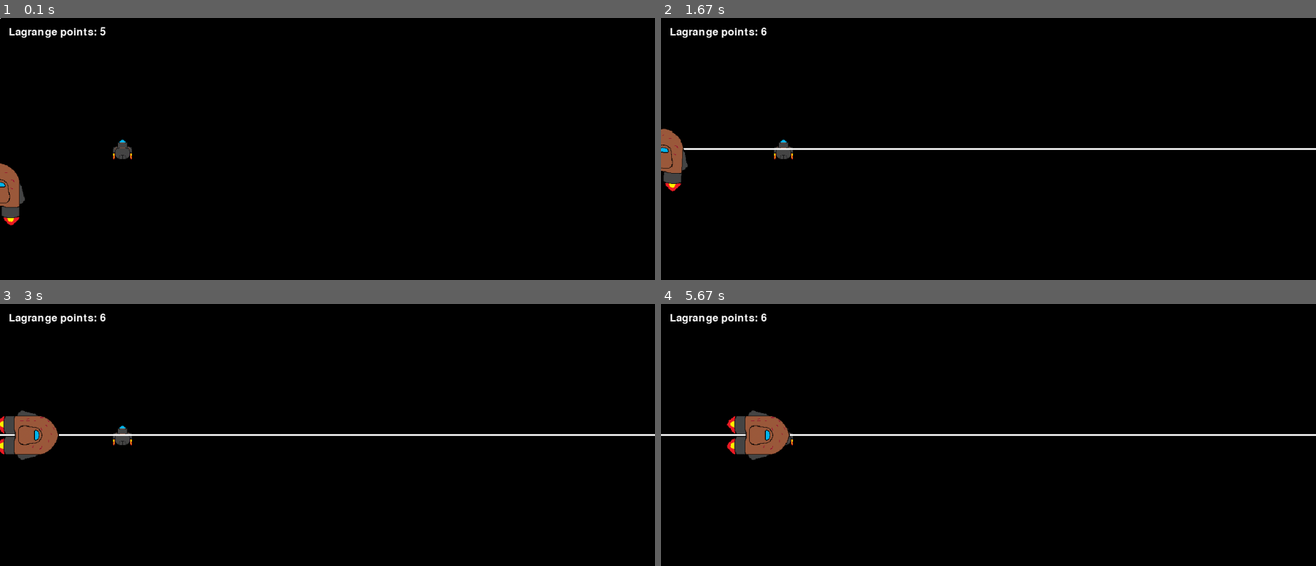
Above: before the commit, frames 1-4 (two rows, left to right).
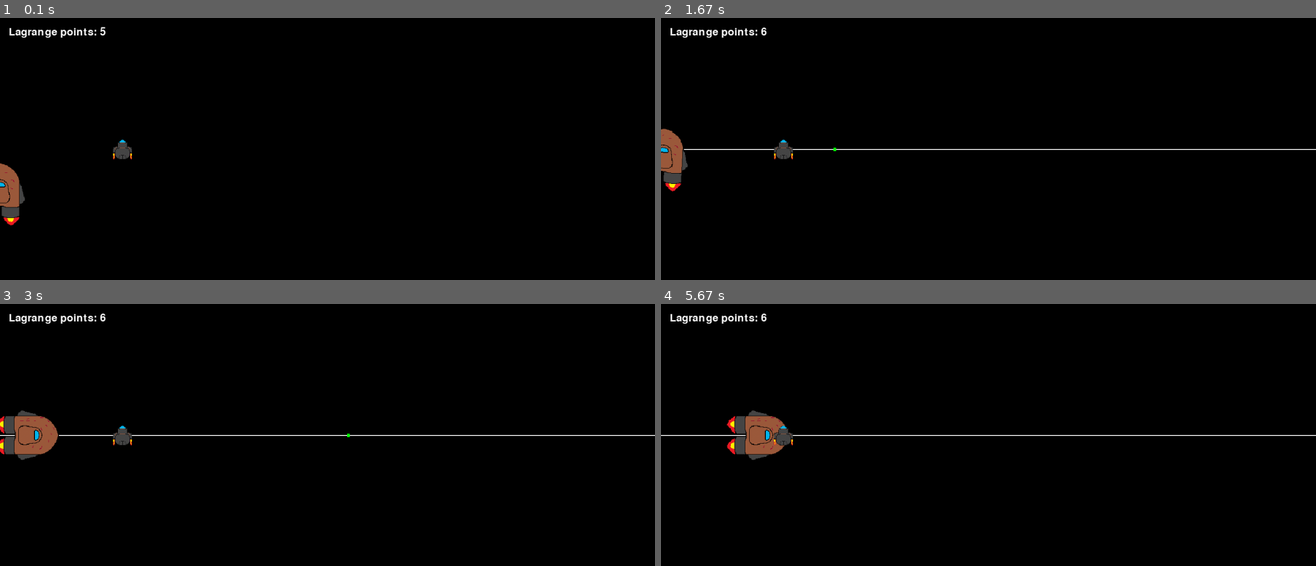
Above: after the commit, the same moments.

Repository: saluspopuli/Their-Final-Frontier
Game: pygame game, started from Their Final Frontier/TFF.py
Two runs of this game, one before a commit and one after it. Both use one fixed random seed, a clock stepped at 60 frames per second and the inputs below.
Inputs:
- Up to frame 1 (0.1 s): no input
- Up to frame 2 (1.67 s): hold P 0.33-0.8 s; hold Right 0.33-0.8 s
- Up to frame 3 (3 s): no input
- Up to frame 4 (5.67 s): no input

The runs differ from the first frame. In frame 1, less than 0.1% of the frame differs, in the area x 0-1%, y 0-1%; in frame 2, 0.6%; in frame 3, 0.5%; in frame 4, 0.7%, in the area x 0-100%, y 46-55%.

Commit message:
Added comments!

Diff:
--- a/Their Final Frontier/TFF.py
+++ b/Their Final Frontier/TFF.py
@@ -1,5 +1,4 @@
 import pygame
-import math
 from player import Player
 from ship import Ship
 from lagrange import Lagrange
@@ -35,7 +34,7 @@
         entity.update()
 
 def render(screen):
-    for entity in entities:
+    for entity in reversed(entities):
         entity.render(screen)
 
 # MAIN ================================================================================
@@ -60,7 +59,6 @@
                 entities.append(Waypoint(player.x,player.y))
                 ship.lagrange.add_point(player.x,player.y)
                 ship.draw_waypoint_line(screenX)
-                ship.create_follow_points(screenX)
 
             # EVENTS FOR DEBUGGING ===============================================================
             if event.type == pygame.KEYDOWN and event.key == pygame.K_p: #TODO: placeholder
--- a/Their Final Frontier/lagrange.py
+++ b/Their Final Frontier/lagrange.py
@@ -1,12 +1,10 @@
-import random #TODO: GET RID OF THIS
-
 class Lagrange:
 
-    indices = []
-
-    def __init__(self, coordinates):
+    def __init__(self, coordinates = [(0,0)]):
         self.coordinates = coordinates
+        # Sorts the coordinates with respect to the x value
         self.coordinates = sorted(self.coordinates, key=lambda coord: coord[0])
+        # Updates the list of indices for the coordinates list
         self.indices = list(range(len(self.coordinates)))
 
     #Use another arg name for X as x is used for other things.
@@ -14,16 +12,21 @@
 
         lagrange_val = 0
 
+        # Ensures that n will never go beyond the amount of coordinates currently loaded
         if n > len(self.coordinates):
             n = len(self.coordinates)
 
+        # Gets the index of the data point that is right after the target_x
         root_index = len(self.coordinates)-1
         for i, coord in enumerate(self.coordinates):
             if coord[0] > target_x:
                 root_index = i
                 break
 
+        # Sorts the indices by which is closest to the root_index
         sorted_indices = sorted(self.indices, key=lambda idx: abs(idx - root_index))
+
+        # TODO: @Jamille, documment this part of your code ok thx
         for i in range(n):
             # Getting Li
             li_var = 1
@@ -39,8 +42,12 @@
         return lagrange_val
 
 
+    # Adds a data point
     def add_point(self, x, y):
 
+        # Adds new x and y values to the coordinates list
         self.coordinates.append((x,y))
+        # Sorts the coordinates with respect to the x value
         self.coordinates = sorted(self.coordinates, key=lambda coord: coord[0])
+        # Updates the list of indices for the coordinates list
         self.indices = list(range(len(self.coordinates)))
--- a/Their Final Frontier/lagrange_1.py
+++ /dev/null
@@ -1,65 +0,0 @@
-class Lagrange:
-
-    #initiate map
-    data_points = {}
-
-    def __init__(self, x_val, y_val, size):
-        self.x_val = x_val
-        self.y_val = y_val
-        self.size = size
-
-        #Stores the x values in a hash map
-        for x, y in zip(self.x_val, self.y_val):
-            self.data_points[x] = y
-
-
-    #Use another arg name for X as x is used for other things.
-    def lagrange(self, target_x, n):
-
-        if n > self.size:
-            n = self.size
-
-        lagrange_val = 0
-
-        #if n is odd~
-        if n%2!=0:
-            counter = 0
-            for i in range(len(self.x_val)):
-                if target_x > self.x_val[i]:
-                    counter += 1
-                else:
-                    continue
-            if counter <= (n // 2):
-                points_nearest = sorted(self.x_val, key=lambda x: abs(x - target_x))[:n]
-            else:
-                points_nearest = sorted(self.x_val, key=lambda x: abs(x - target_x))[:n-1]
-                points_nearest.insert(0, self.x_val[self.x_val.index(sorted(points_nearest)[0])-1])
-        else:
-            points_nearest = sorted(self.x_val, key=lambda x: abs(x - target_x))[:n]
-
-        #This is a pretty slow algo, can be better but placeholder for now.
-        for i in range(n):
-            #Getting Li
-            li_var = 1
-            for j in range(n):
-                if j != i:
-                    updated_li_var = (target_x - points_nearest[j])/(points_nearest[i] - points_nearest[j])
-                    li_var *= updated_li_var
-                else:
-                    continue
-            #Getting Lagrange. f(x) = Li(x)f(Xi) where f(X) = target_y.
-            target_y = (li_var) * (self.data_points.get(points_nearest[i], None))
-            lagrange_val += target_y
-
-        return lagrange_val
-
-    def add_point(self, x, y):
-
-        self.data_points = {}
-
-        self.x_val.append(x)
-        self.y_val.append(y)
-
-        #Stores the x values in a hash map
-        for x, y in zip(self.x_val, self.y_val):
-            self.data_points[x] = y
--- a/Their Final Frontier/player.py
+++ b/Their Final Frontier/player.py
@@ -3,7 +3,6 @@
 
 # Import the entity class
 from entity import Entity
-from waypoint import Waypoint
 
 class Player(Entity):
 
@@ -23,10 +22,13 @@
 
 
     def update(self):
+        # Puts keys pressed in a keys list
         keys = pygame.key.get_pressed()
 
+        # Calculates player direction in radians
         dir_radians = -math.radians(self.direction+90)
 
+        # If the direction has not changed, do not recalculate
         if (dir_radians != self.tmp_rad):
             self.dir_cos = math.cos(dir_radians)
             self.dir_sin = math.sin(dir_radians)
@@ -38,18 +40,25 @@
         if keys[pygame.K_s]: #backwards movement
             self.velocity -= self.acceleration
 
+        # Calculates new location based on velocity and direction
         self.x += self.velocity * self.dir_cos
         self.y += self.velocity * self.dir_sin
 
+        # This if block decelerates the player
         if self.velocity != 0:
             self.velocity -= self.deceleration * (self.velocity / abs(self.velocity))
 
+            # Because of float imprecision and whatnot, I just set velocity to zero
+            # when it is really close to zero
             if abs(self.velocity) < 0.0005:
                 self.velocity = 0
 
+        # Ensures that velocity does not go beyond the player's velocity cap
         if abs(self.velocity) > self.velocity_cap:
             self.velocity = self.velocity_cap * (self.velocity / abs(self.velocity))
 
+        # Turns the player left or right depending on key pressed
+        # (Might change it to acceleration based in future?)
         if keys[pygame.K_a]:
             self.direction += self.turn_velocity
 
@@ -57,6 +66,7 @@
             self.direction -= self.turn_velocity
 
 
+    # Pulls the player towards a specified angle
     def pull(self, direction, velocity):
 
         dir_radians = -math.radians(direction+90)
--- a/Their Final Frontier/ship.py
+++ b/Their Final Frontier/ship.py
@@ -6,12 +6,13 @@
 
 class Ship(Entity):
 
-    waypoint_line = [0]
+    waypoint_line = [(0,0)]
+    waypoint_step = 5
+    lagrange_points = 5
+    waypoint_line_render_index = 1
     follow_index = 0
-    follow_points = []
+
     moving_flag = False
-    tmp_x = 0
-    lagrange_points = 5
 
     def __init__(self, x=0, y=0, width=50, height=50, velocity=1, direction=0, lagrange = 0):
         image = pygame.image.load("assets\ship\ship.png")
@@ -22,22 +23,25 @@
 
     def update(self):  #TODO: change this, testing code only
 
-        if self.follow_index > len(self.follow_points):
-            self.follow_index = len (self.follow_points)
+        if self.follow_index >= len(self.waypoint_line):
+            self.follow_index = len(self.waypoint_line) - 1
 
         if self.moving_flag:
-            tmpcoord = self.follow_points[self.follow_index]
+            tmpcoord = self.waypoint_line[self.follow_index]
             self.move_ship(tmpcoord[0],tmpcoord[1])
-            print(tmpcoord) #TODO: REMOVE
+
             if (self.x - tmpcoord[0]) > -0.1:
                 self.follow_index += 1
 
     def move_ship(self, target_x, target_y):
-        # Calculate the direction to target
+
+        # Gets the distance between target x y and current x y
         dx = target_x - self.x
         dy = target_y - self.y
 
+        # Calculates direction towards target
         direction = math.degrees(math.atan2(dy, dx))
+        # Changes face direction of the sprite
         self.direction = -direction - 90
 
         dir_cos = math.cos(math.radians(direction))
@@ -46,6 +50,7 @@
         self.x += self.velocity * dir_cos
         self.y += self.velocity * dir_sin
 
+    # Pulls the player towards a specified angle
     def pull(self, direction, velocity):
         dir_radians = -math.radians(direction+90)
         dir_cos = math.cos(dir_radians)
@@ -54,6 +59,8 @@
         self.x += velocity * dir_cos
         self.y += velocity * dir_sin
 
+    # Mostly a debug function that dynamically changes the amount of lagrange points
+    # that are considered
     def change_lagrange_points(self, dir, screenX):
         if dir:
             self.lagrange_points += 1
@@ -61,23 +68,41 @@
             self.lagrange_points -= 1
 
         self.draw_waypoint_line(screenX)
-        self.create_follow_points(screenX)
 
     def draw_waypoint_line(self, screenX):
+        # Empties the waypoint line array
         self.waypoint_line = []
-        for x in range(screenX): #change the range puhon
-            self.waypoint_line.append(self.lagrange.lagrange(x,self.lagrange_points))
 
-    def create_follow_points(self, screenX):
-        self.follow_points = []
-        for x in range(0, screenX*+200, 5):
-            self.follow_points.append((x,self.lagrange.lagrange(x,self.lagrange_points)))
+        # Creates a list of points from the left side of the screen to the right side
+        # with a step of waypoint_step (because I don't need to generate points for
+        # every x value)
+        for x in range(0, screenX + 200, self.waypoint_step):
+            self.waypoint_line.append((x,self.lagrange.lagrange(x,self.lagrange_points)))
 
     def render(self, screen):
 
-        for x in range(len(self.waypoint_line)):
-            pygame.draw.circle(screen, (255,255,255), (x,self.waypoint_line[x]), 2)
+        # Draws lines from x-1 point to x point for all lines in the waypoint_line list.
+        # Obviously, it cannot start at zero because x-1 would not exist then
+        for i in range(1, len(self.waypoint_line)):
+            x = self.waypoint_line[i]
+            x_prev = self.waypoint_line[i-1]
 
+            pygame.draw.line(screen, (255,255,255), (x_prev[0], x_prev[1]), (x[0], x[1]), 2)
+
+        # TODO: probably just delete this
+        # Goes across the entire waypoint list and changes one line into green for a single
+        # frame to create a small pulsing animation
+        if self.waypoint_line_render_index < len(self.waypoint_line):
+            x = self.waypoint_line[self.waypoint_line_render_index]
+            x_prev = self.waypoint_line[self.waypoint_line_render_index-1]
+
+            pygame.draw.line(screen, (0,255,0), (x_prev[0],x_prev[1]), (x[0], x[1]), 8)
+            self.waypoint_line_render_index += 1
+
+        else:
+            self.waypoint_line_render_index = 1
+
+        # Renders the ship image normally
         rotated_image = pygame.transform.rotate(self.scaled_image, self.direction)
         rotated_rect = rotated_image.get_rect(center=(self.x, self.y))
         screen.blit(rotated_image, rotated_rect)
--- a/Their Final Frontier/waypoint.py
+++ b/Their Final Frontier/waypoint.py
@@ -1,16 +1,13 @@
 import pygame
-import math
 
 from entity import Entity
-from lagrange import Lagrange
 
 class Waypoint(Entity):
 
-    def __init__(self, x=0, y=0, width=50, height=50, velocity=1, direction=0, lagrange = 0):
+    def __init__(self, x=0, y=0, width=50, height=50, velocity=1, direction=0):
         image = pygame.image.load("assets\waypoint\waypoint.png")
         super().__init__(x, y, width, height, direction, image)
         self.velocity = velocity
-        self.lagrange = lagrange
 
 
     def update(self):
